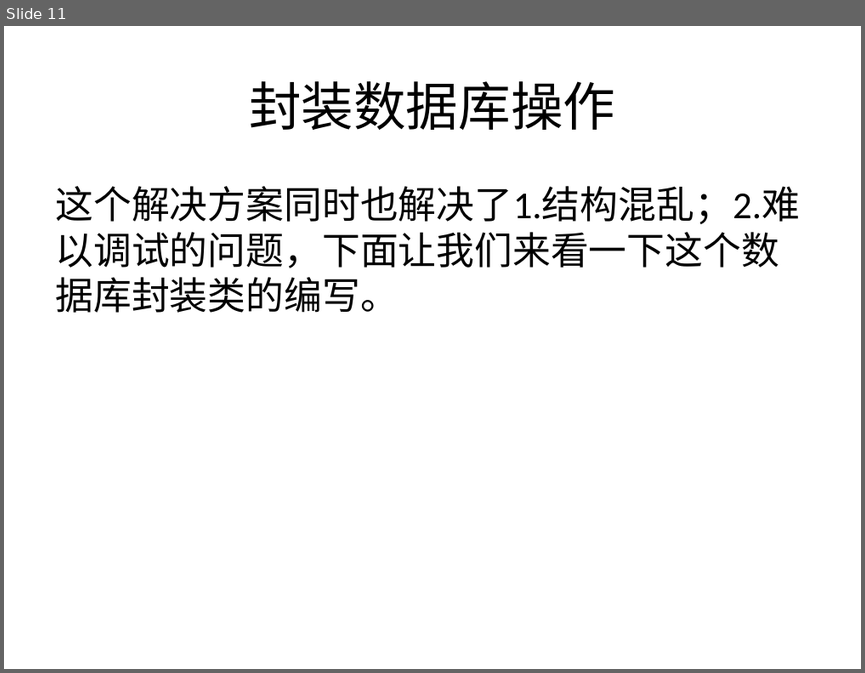
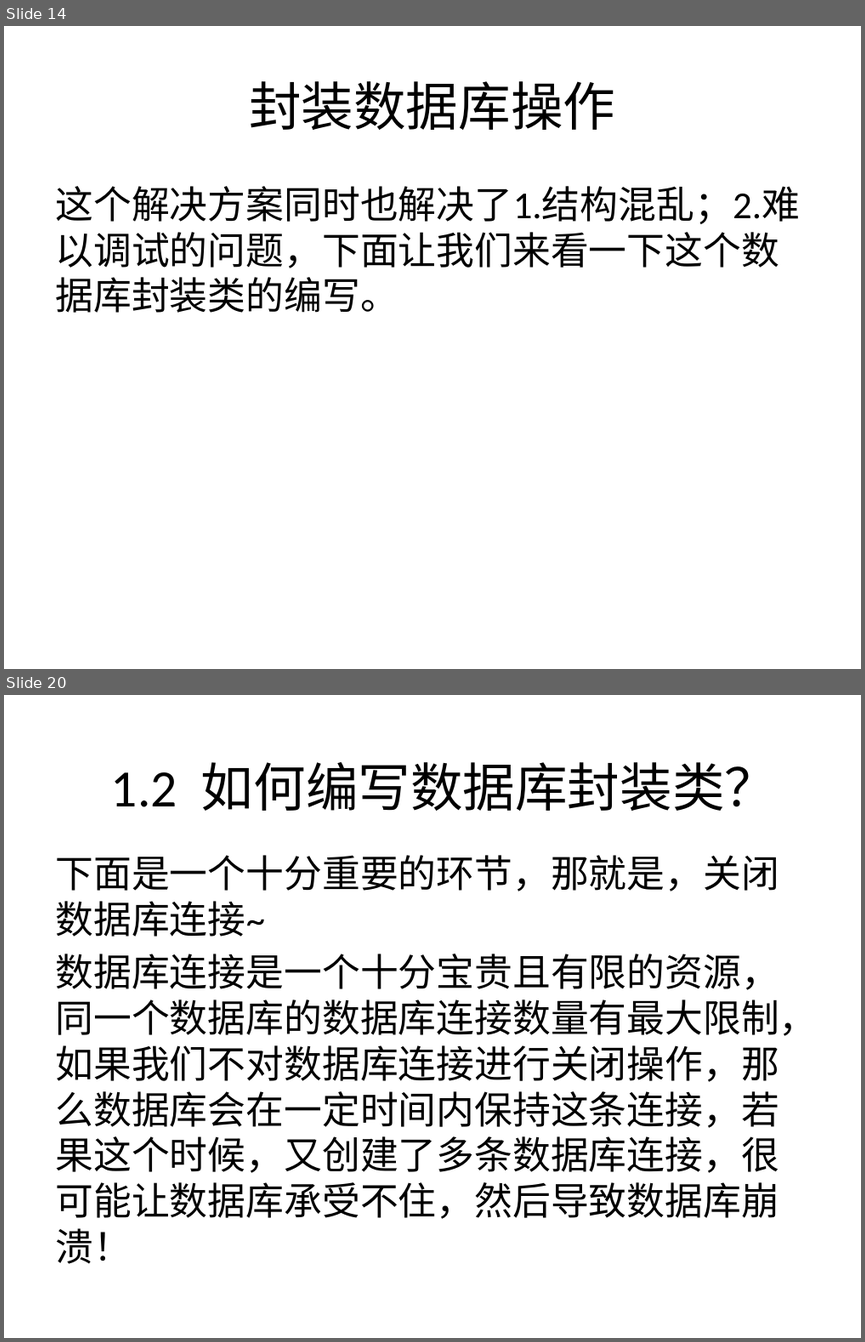
Before and after one commit to swordjoinmagic/JSPLesson, a slide deck: ppt/JSP课PPT.pptx. Shown one above the other, each under a label of ours: slide 11 before the commit, slides 14 and 20 after it; the slides between them are not shown. The pictures are 865x673 and 865x1342 pixels, drawn with LibreOffice and Linux fonts; fonts in the diff are those of the drawing. Boxes give left, top, right and bottom in pixels: in the first picture for what was removed or moved away, otherwise in the second. Text is boxed around its words. In the diff, an @@ line names an element or a change of style, - is before the commit and + after.

```diff
--- a/ppt/JSP课PPT.pptx
+++ b/ppt/JSP课PPT.pptx
@@ slide 20 added at [4, 695, 861, 1338], background #FFFFFF @@
@@ text added at [111, 762, 778, 811], 44 pt, text #000000 @@
+1.2 如何编写数据库封装类？
@@ text added at [55, 855, 817, 1264], 32 pt, text #000000 @@
+下面是一个十分重要的环节，那就是，关闭数据库连接~
+数据库连接是一个十分宝贵且有限的资源，同一个数据库的数据库连接数量有最大限制，如果我们不对数据库连接进行关闭操作，那么数据库会在一定时间内保持这条连接，若果这个时候，又创建了多条数据库连接，很可能让数据库承受不住，然后导致数据库崩溃！
@@ what was slide 11 is now slide 14 @@
```
Also in this commit, not shown: 5 slides changed, 59 other slides added, 16 other files.
